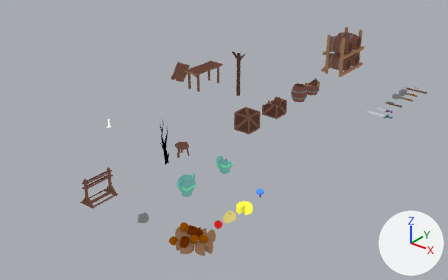
What one commit did to the Blender file blender/props.blend.
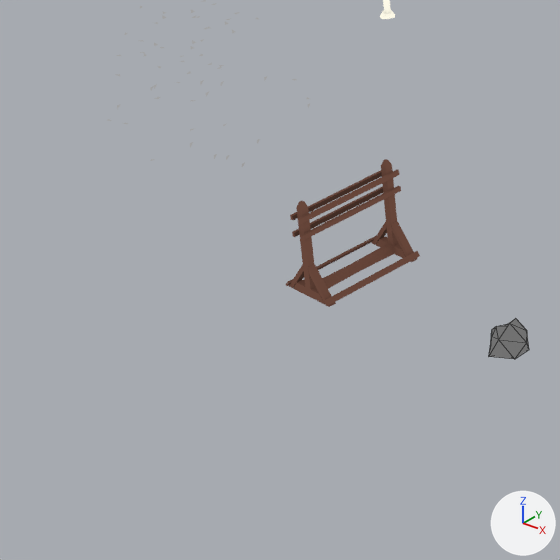
Each version is shown whole from a 50 mm lens placed at (6.99, -8.51, 5.26), pointed at (-0.07, 0.32, -0.21), then close up on the part from 0% to 35% of the width and 44% to 100% of the height. The lights are fixed; the arrows at lower right show +X, +Y and +Z. The close-ups show mesh edges as thin lines.

Objects in the first close-up: 'Rock1', 'WeaponRack'.
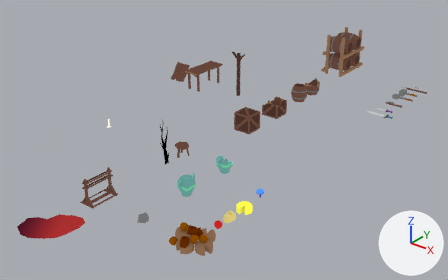
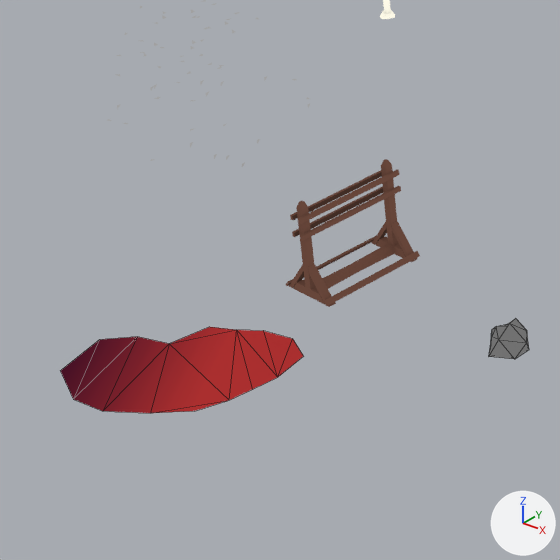
Commit message: Added wine puddle

What differs and where, as boxes [x1, y1, x2, y2] in the close-ups (560 x 560 px):
'WinePuddle', added
    after: [61, 327, 303, 413]

What changed in the scene script:
```text
Add me_winepuddle:
    me_winepuddle.from_pydata(...)  # 16 vertices, 14 faces; spans x -0.435..0.399, y -0.404..0.465, z 0.0
    me_winepuddle.materials.append(mat_previewmaterial)
Add ob_winepuddle:
    ob_winepuddle = bpy.data.objects.new('WinePuddle', me_winepuddle)
    ob_winepuddle.location = (0.0, -4.0, 0.0)
```
